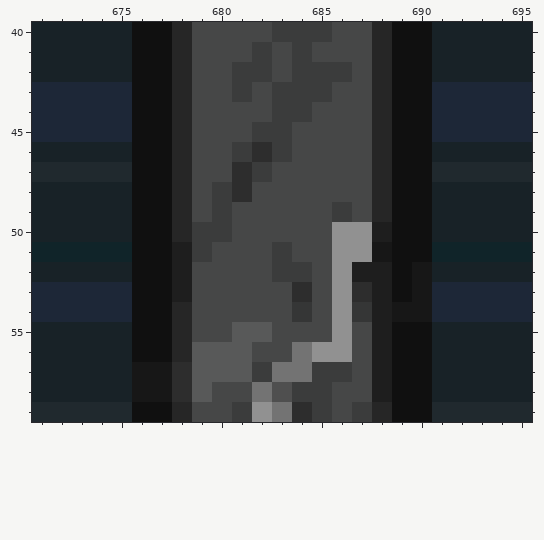
File history of a pixel-art file, assets/textures/aseprite/level_BG.aseprite. That is the earlier state.
500x200 pixels, 1 frame. Colours within 5 levels of each other are drawn and written as one. Shown: x 671..695, y 40..59. The old version is drawn lined up with the new one, on the new canvas. The commit also changed other parts of the picture, which this record leaves out.
Now the later version:
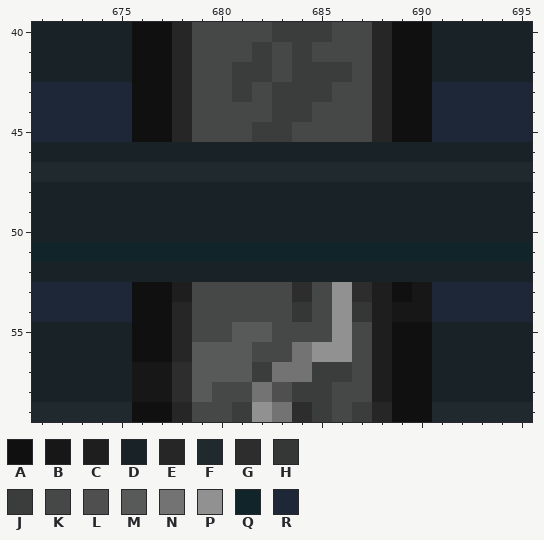
Palette (. is transparent): A #101010  B #171717  C #1e1e1e  D #182227  E #262626  F #20292e  G #2d2d2d  H #353636  J #3b3c3c  K #464747  L #4f4f4f  M #585959  N #737373  P #919191  Q #102429  R #1d2737
The exact change:
canvas 500x200 -> 1000x200, the old top-left corner now at 263,0
Colour A becomes colour D in row 46 at x 676 to 677 and 689 to 690; in rows 48 to 50 at x 676 to 677 and 689 to 690; in row 52 at x 676 to 677 and 689.
Colour B becomes colour D in row 52 at x 690.
Colour C becomes colour D in row 50 at x 688; in row 52 at x 678 and 687 to 688.
Colour E becomes colour D in row 46 at x 678 and 688; in rows 48 to 49 at x 678 and 688; in row 50 at x 678.
Colour G becomes colour D in row 46 at x 682; in row 48 at x 681.
Colour J becomes colour D in row 46 at x 681 and 683; in row 48 at x 680; in row 49 at x 680 and 686; in row 50 at x 679 to 680; in row 52 at x 683 to 684.
Colour K becomes colour D in row 46 at x 679 to 680 and 684 to 687; in row 48 at x 679 and 682 to 687; in row 49 at x 679, 681 to 685 and 687; in row 50 at x 681 to 685; in row 52 at x 679 to 682 and 685.
Colour P becomes colour D in row 50 at x 686 to 687; in row 52 at x 686.
Colour A becomes colour F in row 47 at x 676 to 677 and 689 to 690.
Colour E becomes colour F in row 47 at x 678 and 688.
Colour G becomes colour F in row 47 at x 681.
Colour J becomes colour F in row 47 at x 682.
Colour K becomes colour F in row 47 at x 679 to 680 and 683 to 687.
Colour A becomes colour Q in row 51 at x 676 to 677 and 689 to 690.
Colour B becomes colour Q in row 51 at x 688.
Colour C becomes colour Q in row 51 at x 678.
Colour J becomes colour Q in row 51 at x 679 and 683.
Colour K becomes colour Q in row 51 at x 680 to 682 and 684 to 685.
Colour P becomes colour Q in row 51 at x 686 to 687.
